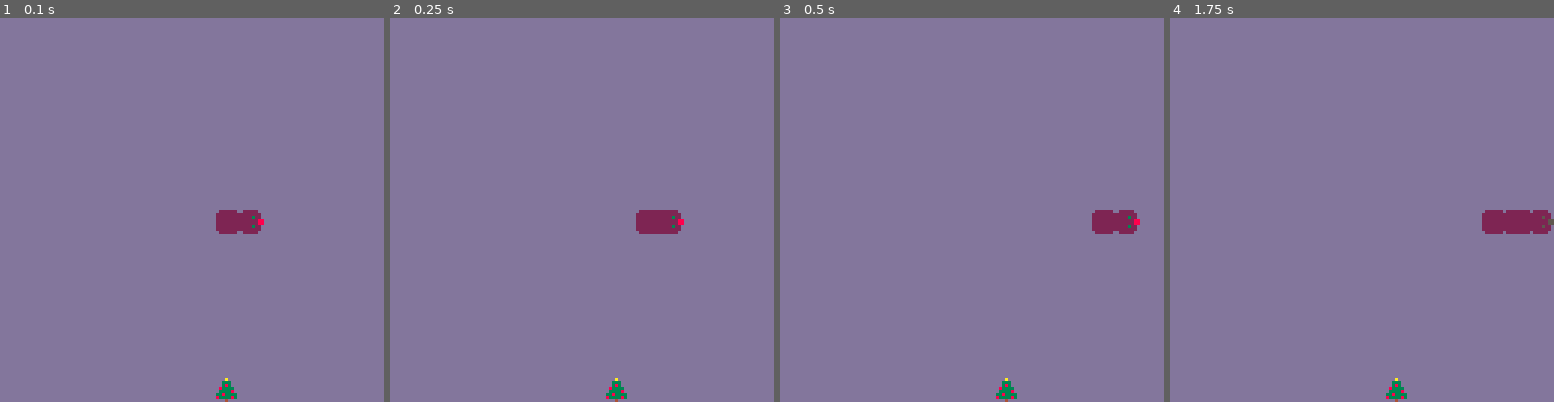
Above: before the commit, frames 1-4 (left to right).
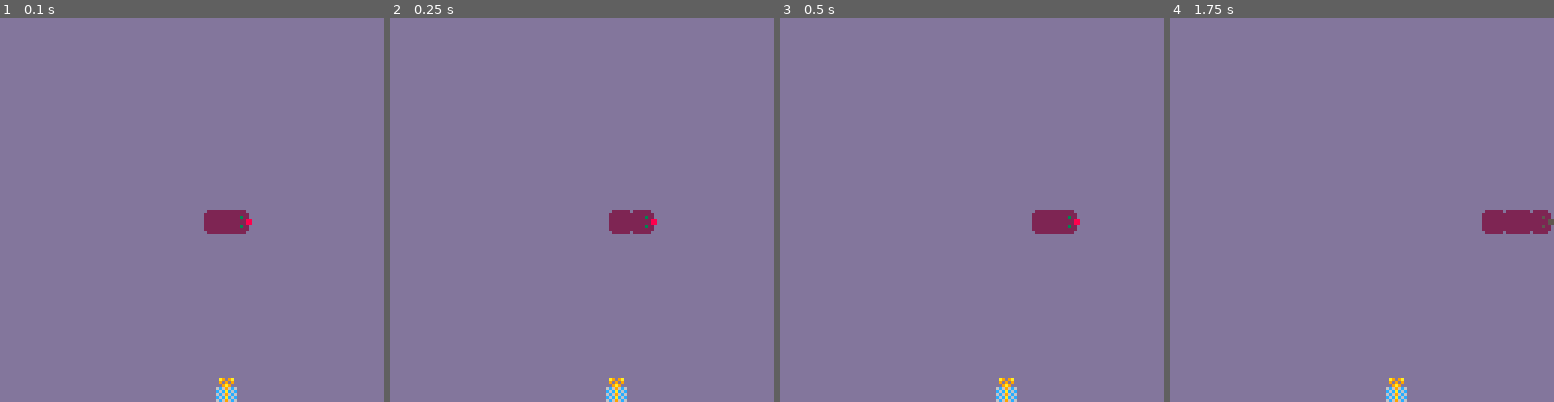
Above: after the commit, the same moments.

Repository: gigamonkey/pico-8
Game: PICO-8 cartridge snake.p8
Same seed, same stepped clock (60 frames per second), same inputs: the game is played once before the commit and once after it.
Inputs:
- Up to frame 1 (0.1 s): no input
- Up to frame 2 (0.25 s): no input
- Up to frame 3 (0.5 s): no input
- Up to frame 4 (1.75 s): hold Right from 1.6 s (still down)

The runs differ from the first frame. In frame 1, 0.7% of the frame differs, in the area x 53-69%, y 50-100%; in frame 2, 1.2%; in frame 3, 1.7%, in the area x 56-94%, y 50-100%; in frame 4, 0.3%.

Commit message:
Add some more food sprites. And a label for export.

Diff:
--- a/snake.lua
+++ b/snake.lua
@@ -18,7 +18,7 @@
 
 snake = {
   direction = RIGHT,
-  speed = 10,
+  speed = 5,
   turns = {},
   head = 0,
   tail = 0,
@@ -235,7 +235,7 @@
   end
   local x = ((pos - 1) % SIZE) * 8;
   local y = ((pos - 1) \ SIZE) * 8;
-  local food = FOOD + flr(rnd(3))
+  local food = FOOD + flr(rnd(5))
   grid[pos] = food
   spr(food, x, y)
 end
Not shown, changed: 154 lines of the sprite sheet (__gfx__) section of snake.p8
Not shown, changed: the thumbnail (__label__) section of snake.p8
